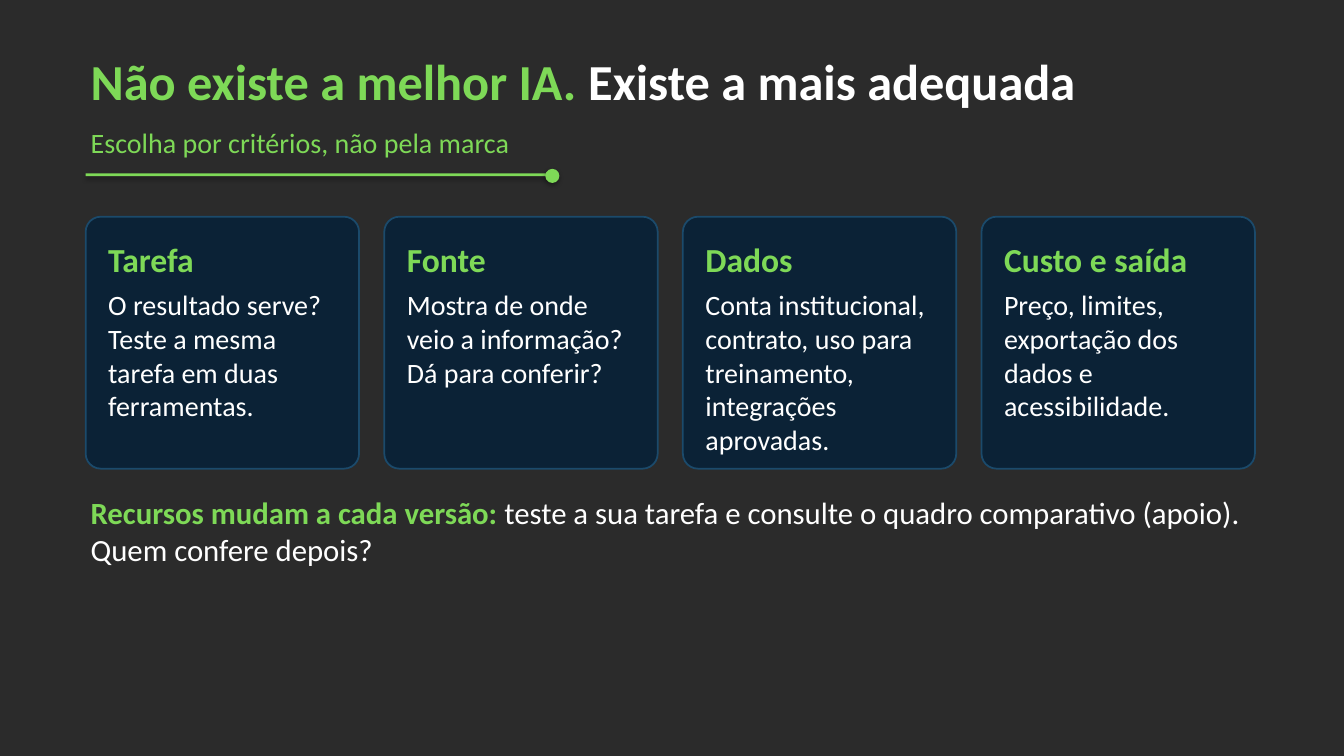
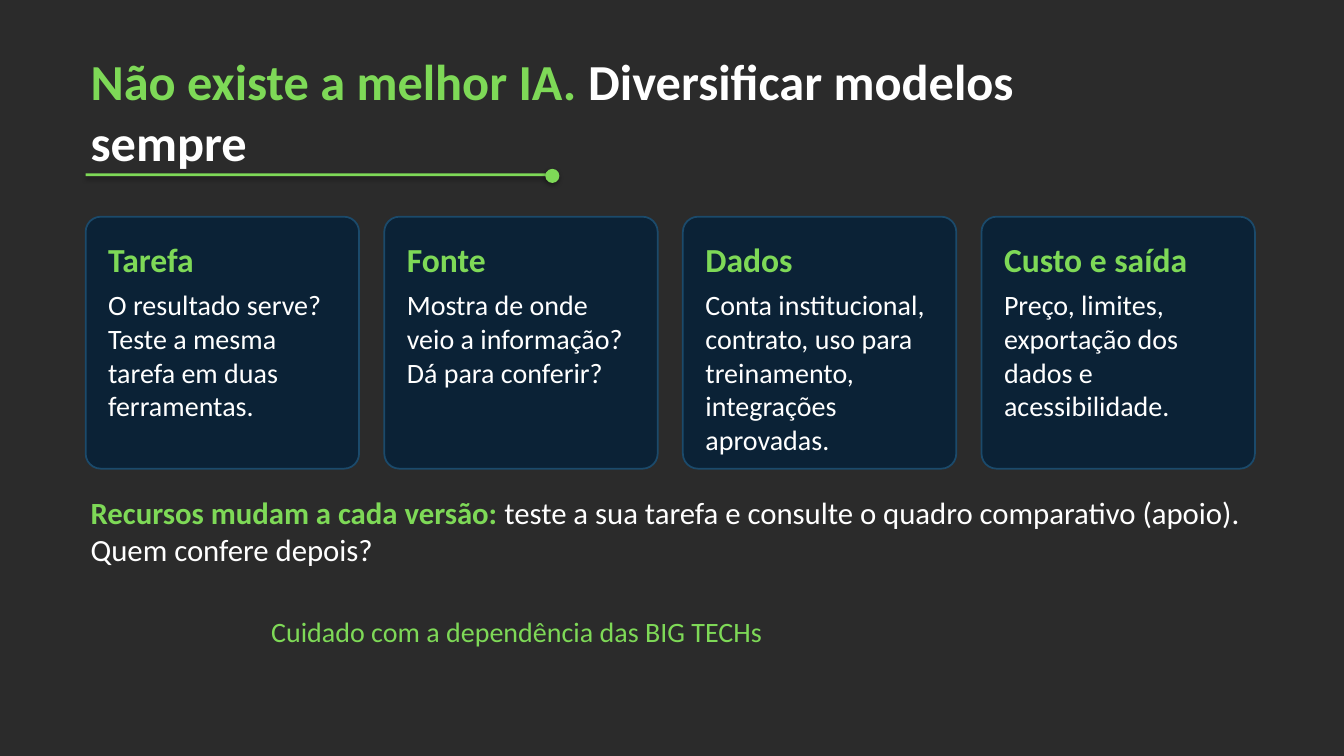
Before and after one commit to maryandrioli/iagestao, a slide deck: slide 17 of apoio/fundamentos/slides_fundamentos.pptx. Drawn at 1344x756 pixels with LibreOffice and Linux fonts; fonts in the diff are those of the drawing; background and template pictures are left out; a plain dark background stands for a picture behind light text. Boxes give left, top, right and bottom in pixels: in the first picture for what was removed or moved away, otherwise in the second. Text is boxed around its words. In the diff, an @@ line names an element or a change of style, - is before the commit and + after.

```diff
--- a/apoio/fundamentos/slides_fundamentos.pptx
+++ b/apoio/fundamentos/slides_fundamentos.pptx
@@ text at <box>91,64,1014,169</box>: text changed; text colour #7ED957 to #FFFFFF @@
-Não existe a melhor IA. Existe a mais adequada
+Não existe a melhor IA. Diversificar modelos sempre
@@ text removed at <box>91,133,509,158</box> @@
-Escolha por critérios, não pela marca
@@ text added at <box>271,622,761,647</box>, 20 pt, text #7ED957 @@
+Cuidado com a dependência das BIG TECHs
```
Also in this commit, not shown: 4 other slides changed, 5 slides added, 14 other files.
